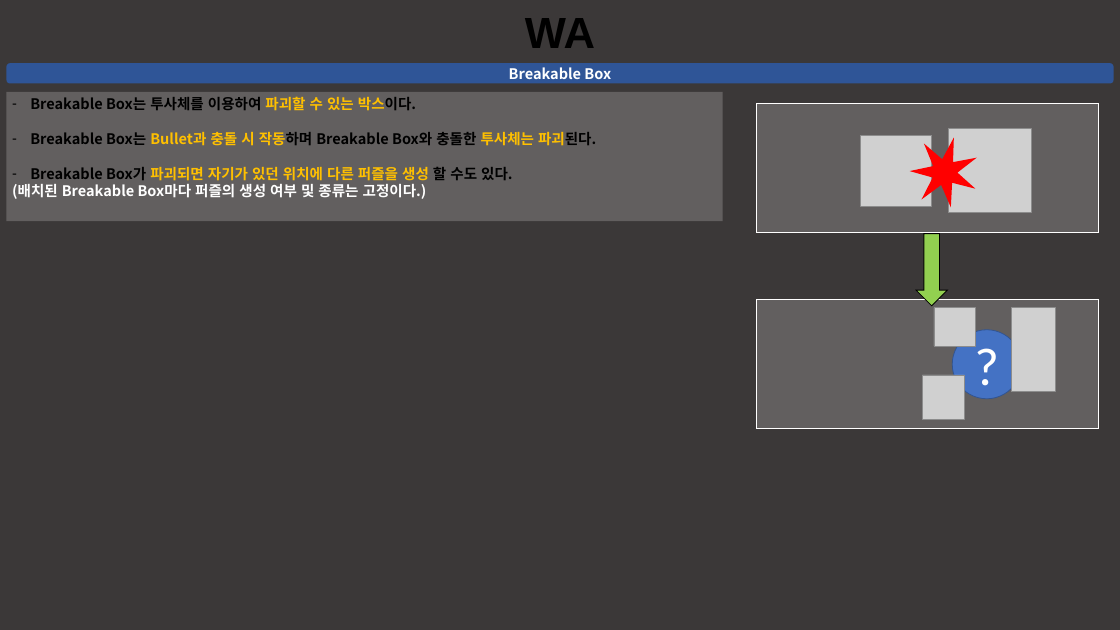
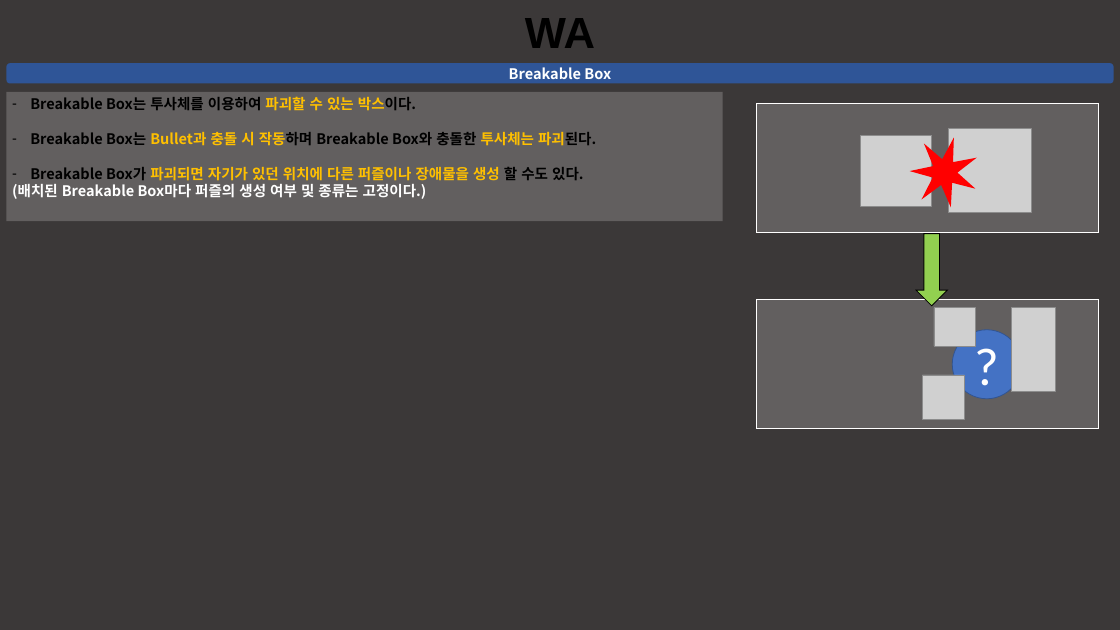
Before and after one commit to taeseongeom/WA, a slide deck: slide 10 of 기획서/신버전/퍼즐 기획.pptx (slide 9 before the commit). Drawn at 1120x630 pixels with LibreOffice and Linux fonts; fonts in the diff are those of the drawing; grey boxes stand for pictures. Boxes give left, top, right and bottom in pixels: in the first picture for what was removed or moved away, otherwise in the second. Text is boxed around its words. In the diff, an @@ line names an element or a change of style, - is before the commit and + after.

```diff
--- a/기획서/신버전/퍼즐 기획.pptx
+++ b/기획서/신버전/퍼즐 기획.pptx
@@ text in rectangle at (30,167,583,181): text changed; text colour #000000 to #FFC000 @@
-– Breakable Box가 파괴되면 자기가 있던 위치에 다른 퍼즐을 생성 할 수도 있다.
+– Breakable Box가 파괴되면 자기가 있던 위치에 다른 퍼즐이나 장애물을 생성 할 수도 있다.
```
Also in this commit, not shown: 1 other slide changed, 1 slide added.
